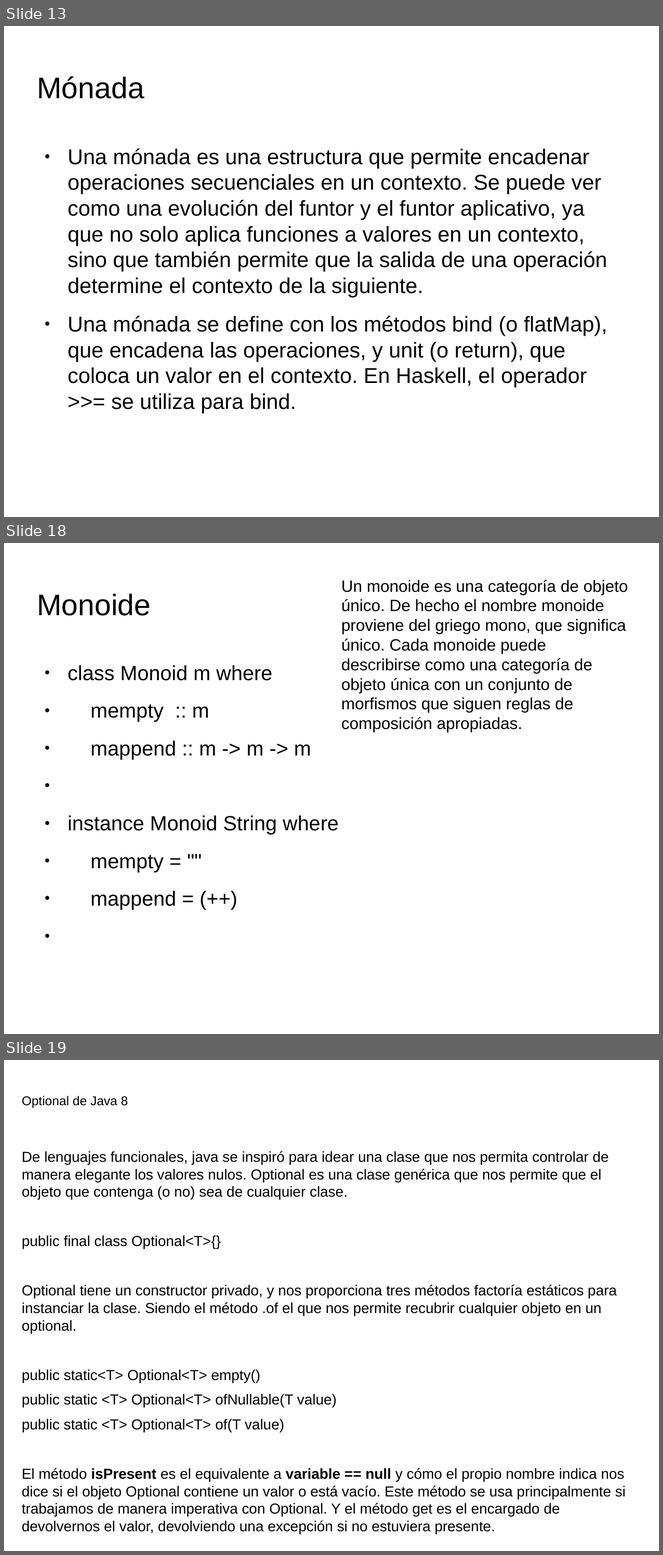
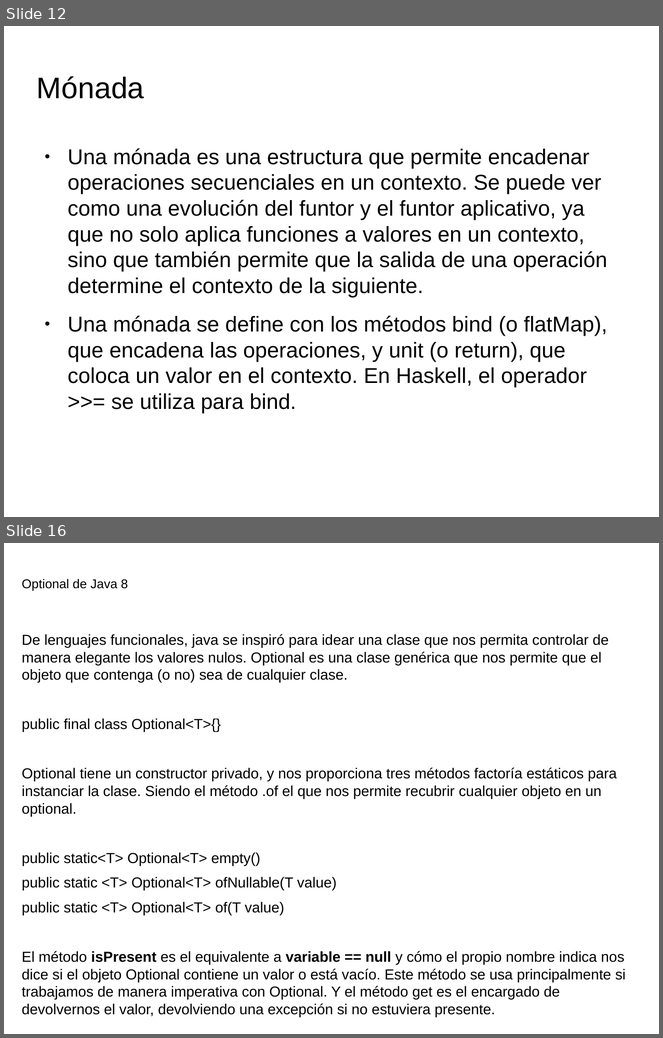
Before and after one commit to totis023/paradigmaUAP2025, a slide deck: funcional/clase5.pptx. Shown one above the other, each under a label of ours: slides 13, 18 and 19 before the commit, slides 12 and 16 after it; the slides between them are not shown. The pictures are 663x1555 and 663x1038 pixels, drawn with LibreOffice and Linux fonts; fonts in the diff are those of the drawing; background and template pictures are left out. Boxes give left, top, right and bottom in pixels: in the first picture for what was removed or moved away, otherwise in the second. Text is boxed around its words. In the diff, an @@ line names an element or a change of style, - is before the commit and + after.

```diff
--- a/funcional/clase5.pptx
+++ b/funcional/clase5.pptx
@@ slide 18 removed at bbox=[4, 543, 659, 1034], background picture (left out) @@
@@ text removed at bbox=[341, 579, 629, 732] @@
-Un monoide es una categoría de objeto único. De hecho el nombre monoide proviene del griego mono, que significa único. Cada monoide puede describirse como una categoría de objeto única con un conjunto de morfismos que siguen reglas de composición apropiadas.
@@ text removed at bbox=[37, 593, 151, 616] @@
-Monoide
@@ text removed at bbox=[67, 665, 339, 910] @@
-● class Monoid m where
-● mempty :: m
-● mappend :: m -> m -> m
-● instance Monoid String where
-● mempty = ""
-● mappend = (++)
@@ what was slide 13 is now slide 12 @@
@@ what was slide 19 is now slide 16 @@
```
Also in this commit, not shown: 4 slides changed, 4 slides added, 6 other slides removed, 1 other file.
